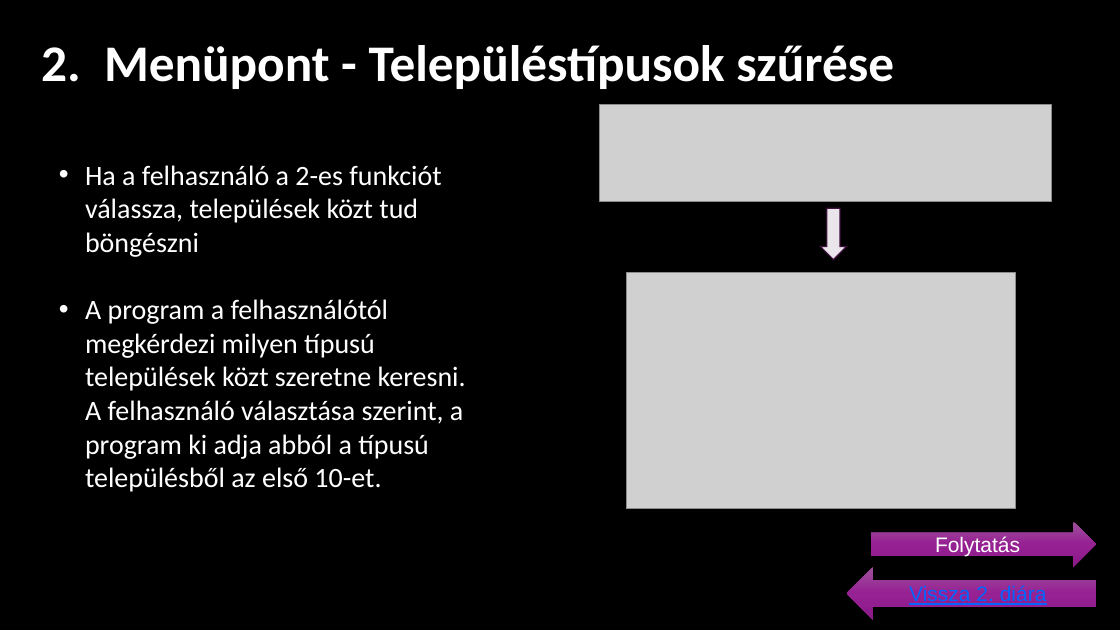
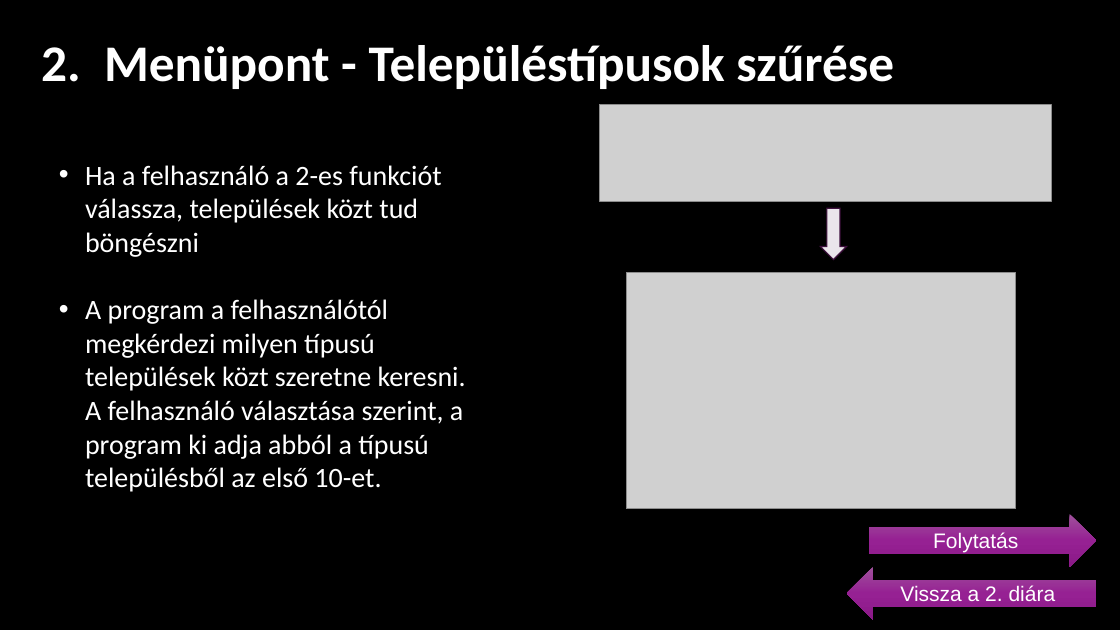
Before and after one commit to danielhu2209/nepesseg2025, a slide deck: slide 4 of nepesseg2025.pptx. Drawn at 1120x630 pixels with LibreOffice and Linux fonts; fonts in the diff are those of the drawing; grey boxes stand for pictures; background and template pictures are left out. Boxes give left, top, right and bottom in pixels: in the first picture for what was removed or moved away, otherwise in the second. Text is boxed around its words. In the diff, an @@ line names an element or a change of style, - is before the commit and + after.

```diff
--- a/nepesseg2025.pptx
+++ b/nepesseg2025.pptx
@@ right arrow "Folytatás": place and size @@
-right arrow "Folytatás" at bbox=[870, 522, 1096, 567]
+right arrow "Folytatás" at bbox=[869, 514, 1096, 567]
@@ text in left arrow at bbox=[900, 585, 1056, 601]: text changed; text colour #0066FF to #FFFFFF @@
-Vissza 2. diára
+Vissza a 2. diára
```
Also in this commit, not shown: 3 other slides changed, 1 other file.
